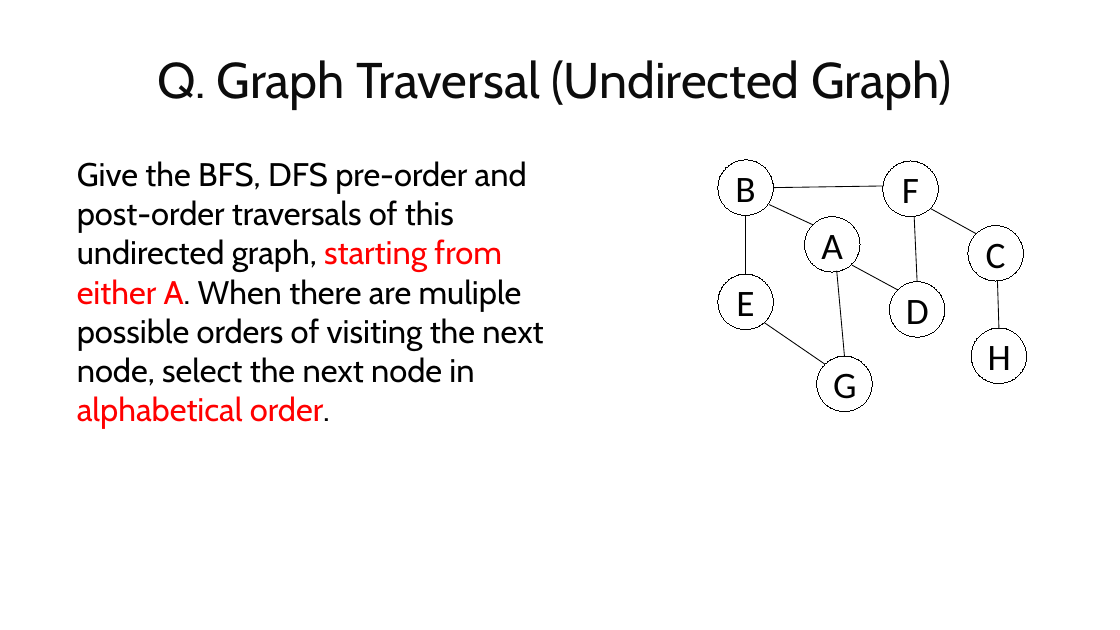
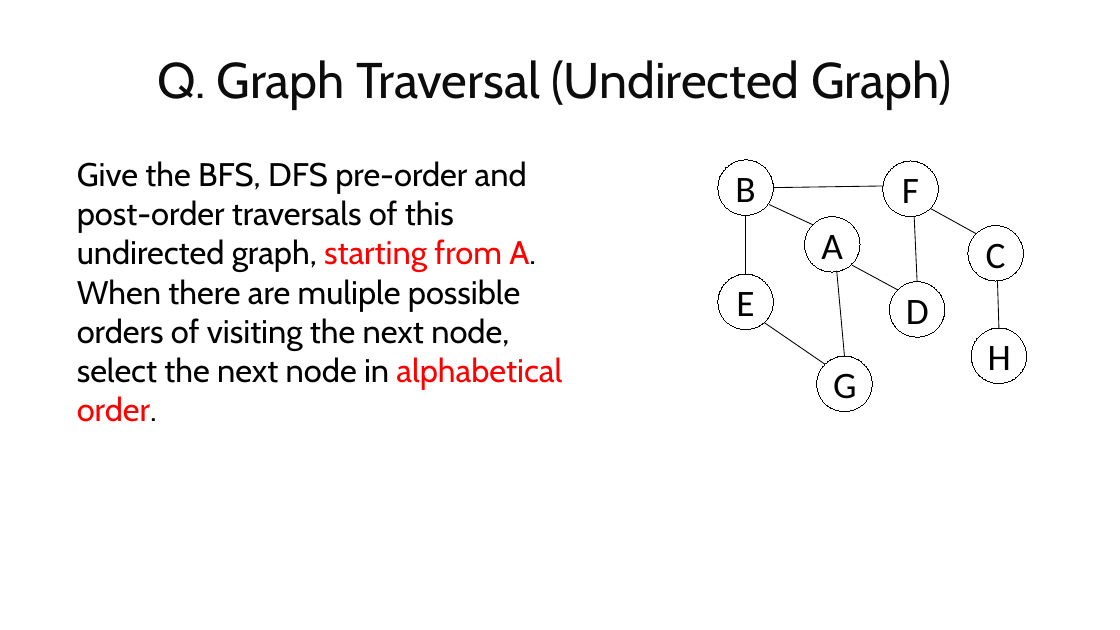
Before and after one commit to guhofstra/CSC111Fa25, a slide deck: slide 33 of PPTs/Lecture 12-graphs Exercises ANS.pptx. Drawn at 1120x630 pixels with LibreOffice and Linux fonts; fonts in the diff are those of the drawing. Boxes give left, top, right and bottom in pixels: in the first picture for what was removed or moved away, otherwise in the second. Text is boxed around its words. In the diff, an @@ line names an element or a change of style, - is before the commit and + after.

```diff
--- a/PPTs/Lecture 12-graphs Exercises ANS.pptx
+++ b/PPTs/Lecture 12-graphs Exercises ANS.pptx
@@ text at [77, 161, 562, 422]: text changed @@
-Give the BFS, DFS pre-order and post-order traversals of this undirected graph, starting from either A. When there are muliple possible orders of visiting the next node, select the next node in alphabetical order.
+Give the BFS, DFS pre-order and post-order traversals of this undirected graph, starting from A. When there are muliple possible orders of visiting the next node, select the next node in alphabetical order.
```
Also in this commit, not shown: 5 other files.
